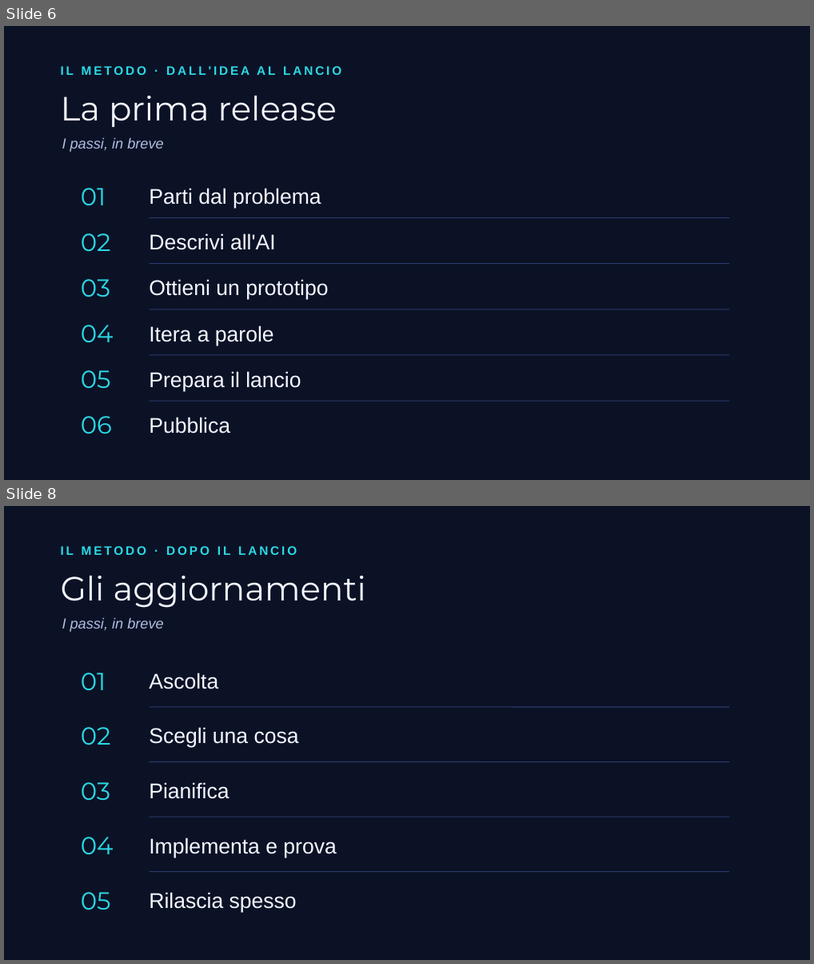
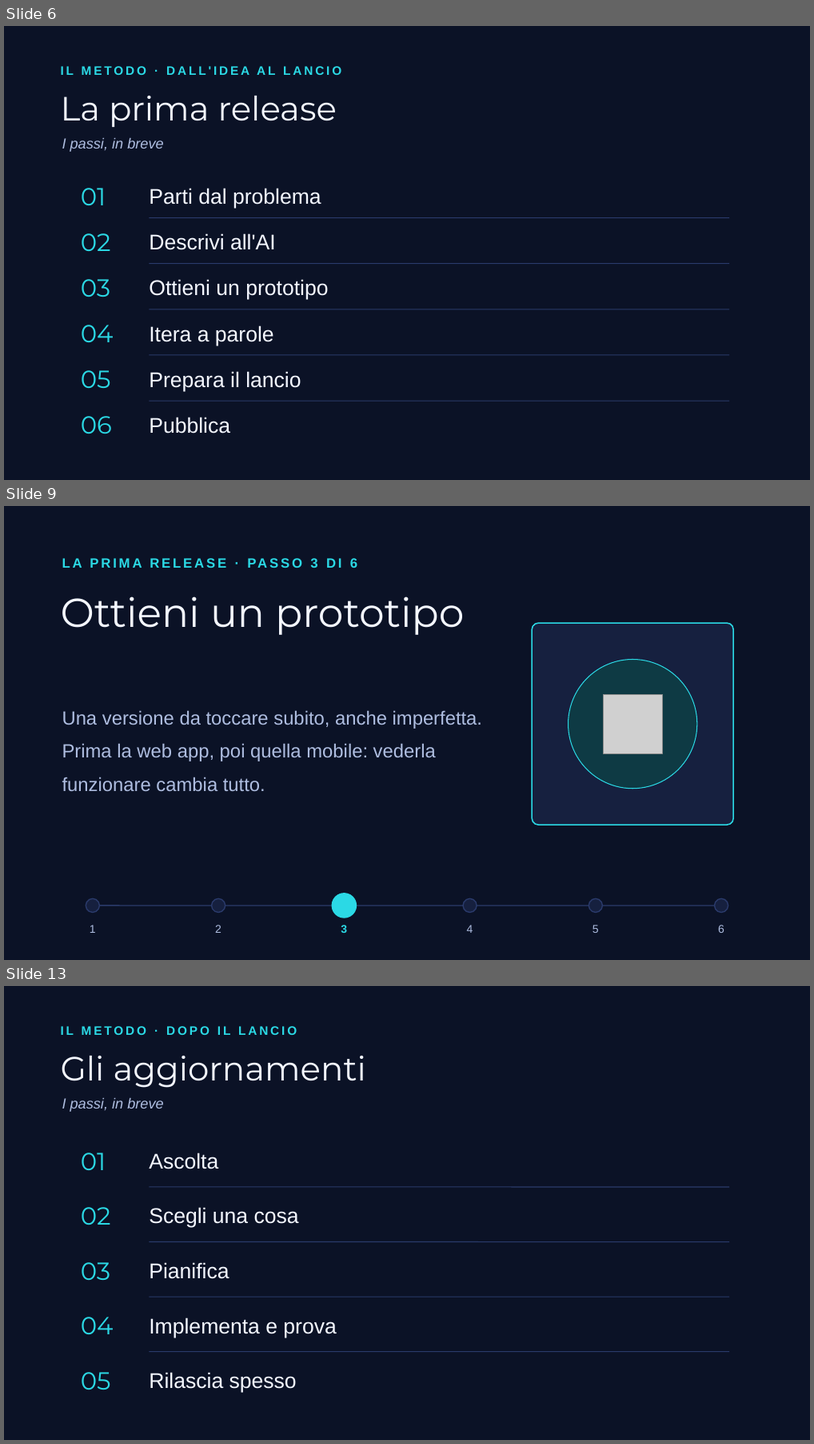
Before and after one commit to albertocabasvidani/beybladex-score, a slide deck: video/slide-video-ai.pptx. Shown one above the other, each under a label of ours: slides 6 and 8 before the commit, slides 6, 9 and 13 after it; the slides between them are not shown. The pictures are 814x964 and 814x1444 pixels, drawn with LibreOffice and Linux fonts; fonts in the diff are those of the drawing; grey boxes stand for pictures. Boxes give left, top, right and bottom in pixels: in the first picture for what was removed or moved away, otherwise in the second. Text is boxed around its words. In the diff, an @@ line names an element or a change of style, - is before the commit and + after.

```diff
--- a/video/slide-video-ai.pptx
+++ b/video/slide-video-ai.pptx
@@ slide 9 added at [4,506,810,960], background #0B1226 @@
@@ text added at [310,558,358,568], 12 pt, text #2BD9E5, bold @@
+LA PRIMA RELEASE · PASSO 3 DI 6
@@ text added at [61,596,464,635], 36 pt, text #F4F7FF @@
+Ottieni un prototipo
@@ rounded rectangle added at [532,623,734,824], fill #16203F, outline #2BD9E5 1.1 pt @@
@@ ellipse added at [569,660,698,788], fill #0E3A44, outline #2BD9E5 0.75 pt @@
@@ picture added at [603,694,663,753] @@
@@ text added at [62,710,482,791], 17 pt, text #AEBDE0 @@
+Una versione da toccare subito, anche imperfetta. Prima la web app, poi quella mobile: vederla funzionare cambia tutto.
@@ ellipse added at [86,899,99,912], fill #16203F, outline #2A3A6B 1 pt @@
@@ line added from (93, 905) to (722, 905), #2A3A6B 1 pt @@
@@ ellipse added at [212,899,226,912], fill #16203F, outline #2A3A6B 1 pt @@
@@ ellipse added at [332,893,356,917], fill #2BD9E5, outline #2BD9E5 1 pt @@
@@ ellipse added at [464,899,478,912], fill #16203F, outline #2A3A6B 1 pt @@
@@ ellipse added at [589,899,602,912], fill #16203F, outline #2A3A6B 1 pt @@
@@ ellipse added at [714,899,728,912], fill #16203F, outline #2A3A6B 1 pt @@
@@ text added at [90,924,96,932], 10 pt, text #AEBDE0 @@
+1
@@ text added at [215,924,222,932], 10 pt, text #AEBDE0 @@
+2
@@ text added at [341,924,347,932], 10 pt, text #2BD9E5, bold @@
+3
@@ text added at [467,924,474,932], 10 pt, text #AEBDE0 @@
+4
@@ text added at [593,924,599,932], 10 pt, text #AEBDE0 @@
+5
@@ text added at [718,924,725,932], 10 pt, text #AEBDE0 @@
+6
@@ what was slide 8 is now slide 13 @@
```
Also in this commit, not shown: 10 other slides added, 2 slides removed, 2 other files.
